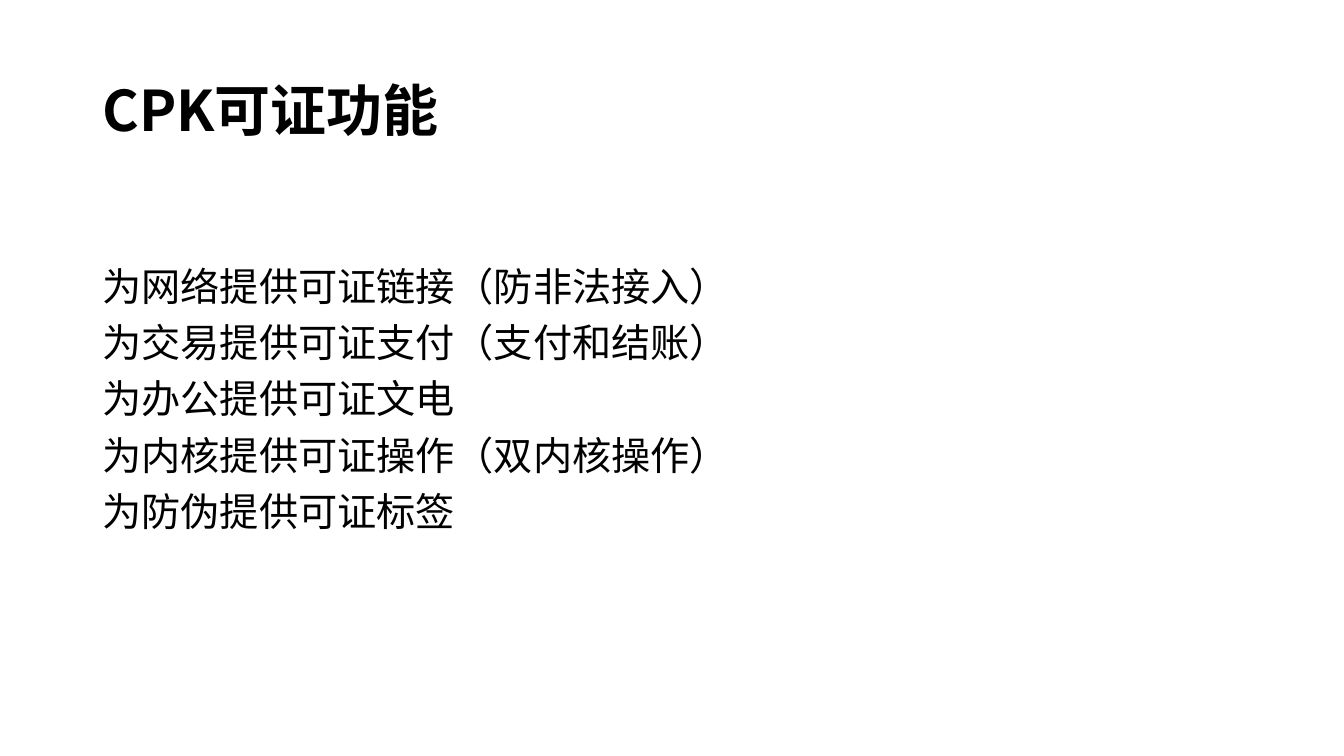
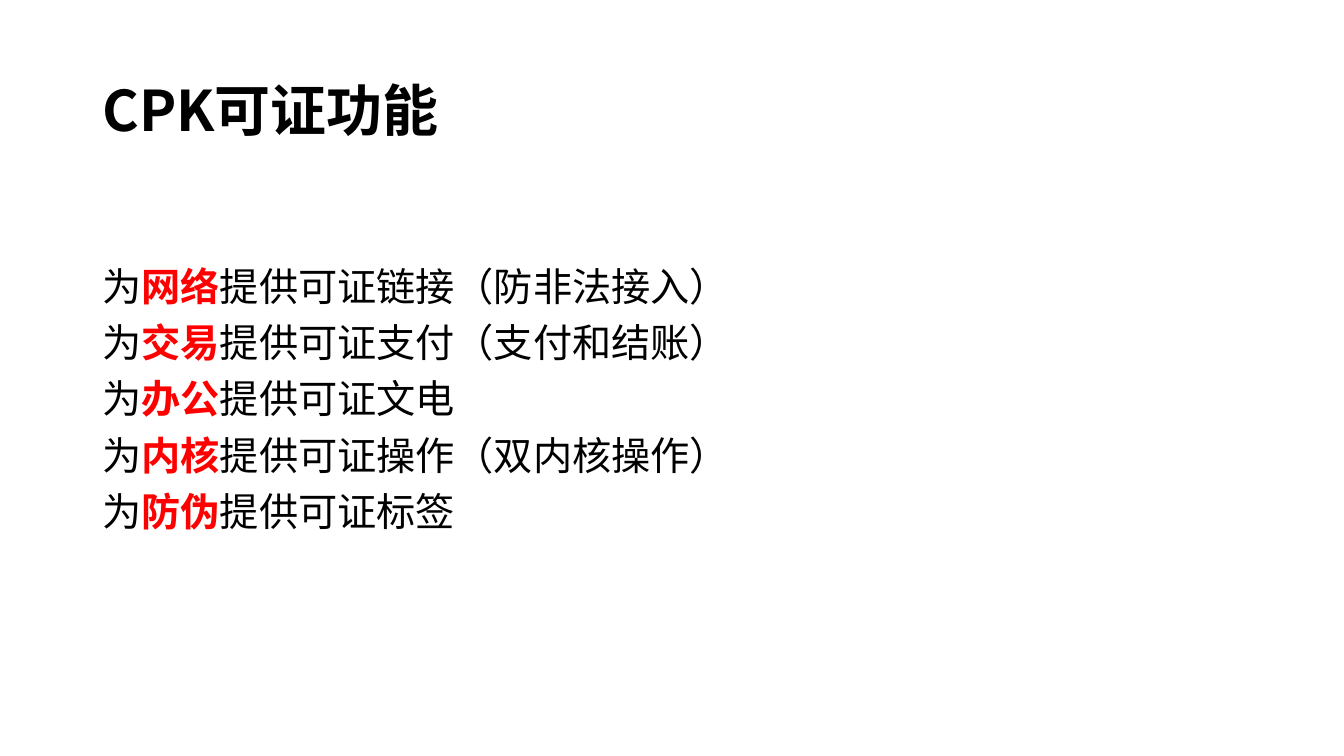
Before and after one commit to CombinedPublicKey/Website, a slide deck: slide 5 of slides/CPK系统(中).pptx. Drawn at 1344x756 pixels with LibreOffice and Linux fonts; fonts in the diff are those of the drawing. Boxes give left, top, right and bottom in pixels: in the first picture for what was removed or moved away, otherwise in the second. Text is boxed around its words. In the diff, an @@ line names an element or a change of style, - is before the commit and + after.

```diff
--- a/slides/CPK系统(中).pptx
+++ b/slides/CPK系统(中).pptx
@@ text "为网络提供可证链接（防非法接入）" at (102,267,728,530): text colour #000000 to #FF0000, bold on in "为网络提供可证链接（防非法接入）", "为交易提供可证支付（支付和结账）", "为办公提供可证文电", "为内核提供可证操作（双内核操作）" and 1 more places @@
```
Also in this commit, not shown: 6 other slides changed, 1 slide removed.
